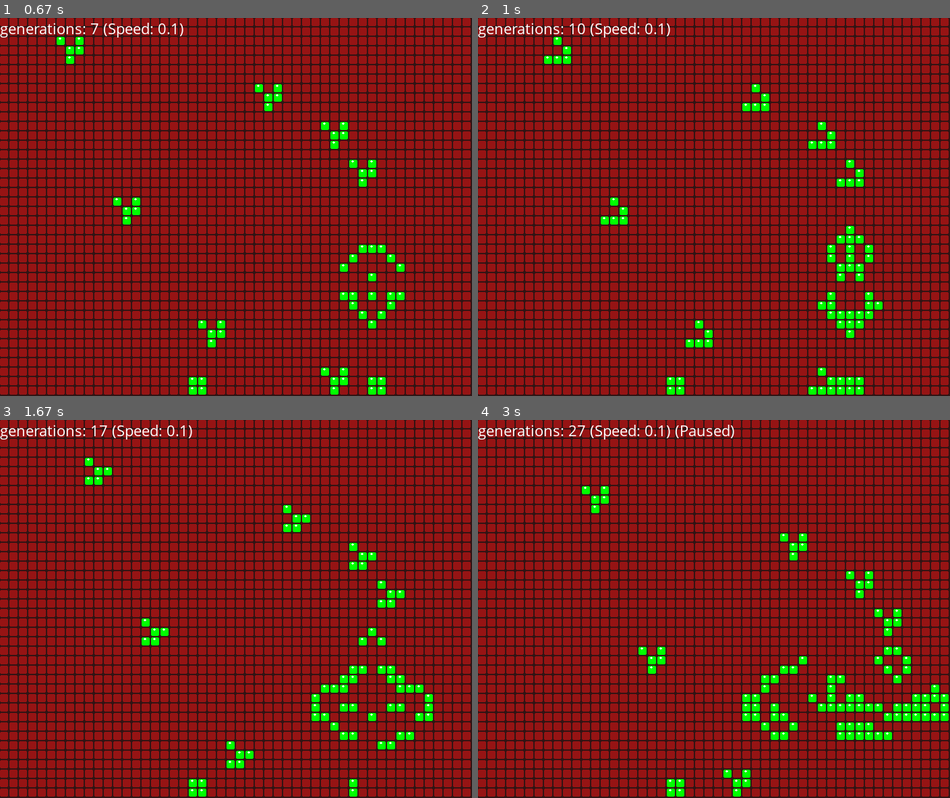
Above: before the commit, frames 1-4 (two rows, left to right).
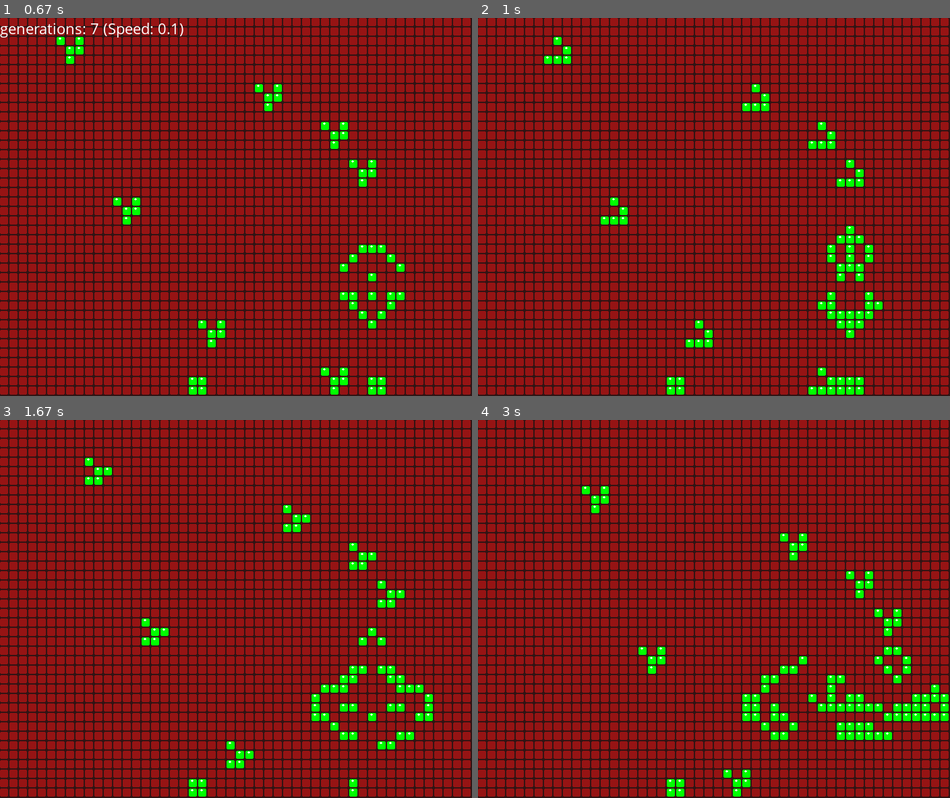
Above: after the commit, the same moments.

Repository: maux96/life_game_python
Game: pygame game, started from src/main.py
Same seed, same stepped clock (60 frames per second), same inputs: the game is played once before the commit and once after it.
Inputs (mouse positions are in pixels of both pictures, inside the frame that each line leads up to):
- Up to frame 1 (0.67 s): no input
- Up to frame 2 (1 s): hold H from 0.83 s (still down)
- Up to frame 3 (1.67 s): release H at 1.3 s; press the mouse at (4, 574) at 1.37 s; move the mouse to (165, 593) at 1.47 s; release the mouse at (330, 612) at 1.6 s
- Up to frame 4 (3 s): tap Space at 2.67 s

Frame 1 is identical in both runs. In frame 2, 0.4% of the frame differs, in the area x 0-41%, y 1-6%; in frame 3, 0.4%; in frame 4, 0.6%, in the area x 0-55%, y 1-6%.

Commit message:
Hide text

Diff:
--- a/src/pygame_rendering.py
+++ b/src/pygame_rendering.py
@@ -94,7 +94,9 @@
                 if pressed_keys[pygame.K_ESCAPE] or pressed_keys[pygame.K_q] :
                     pygame.quit()
                     exit()
-
+                if pressed_keys[pygame.K_h] :
+                    global is_text_hidden
+                    is_text_hidden=not is_text_hidden
                 global TIME
                 if pressed_keys[pygame.K_KP_PLUS] or pressed_keys[pygame.K_PLUS] :
                     TIME/=2
@@ -106,7 +108,8 @@
 
         await asyncio.sleep(0.05)
         draw_cells(clickable_cells, screen)
-        draw_current_status(screen)
+        if not is_text_hidden:
+            draw_current_status(screen)
         pygame.display.flip()
     pygame.quit()
 
@@ -119,6 +122,7 @@
 
 paused = False
 gen_passed = 0
+is_text_hidden = False
 TIME = 0.1
 async def move_across_time(life_game: LifeGame):
      while True:
